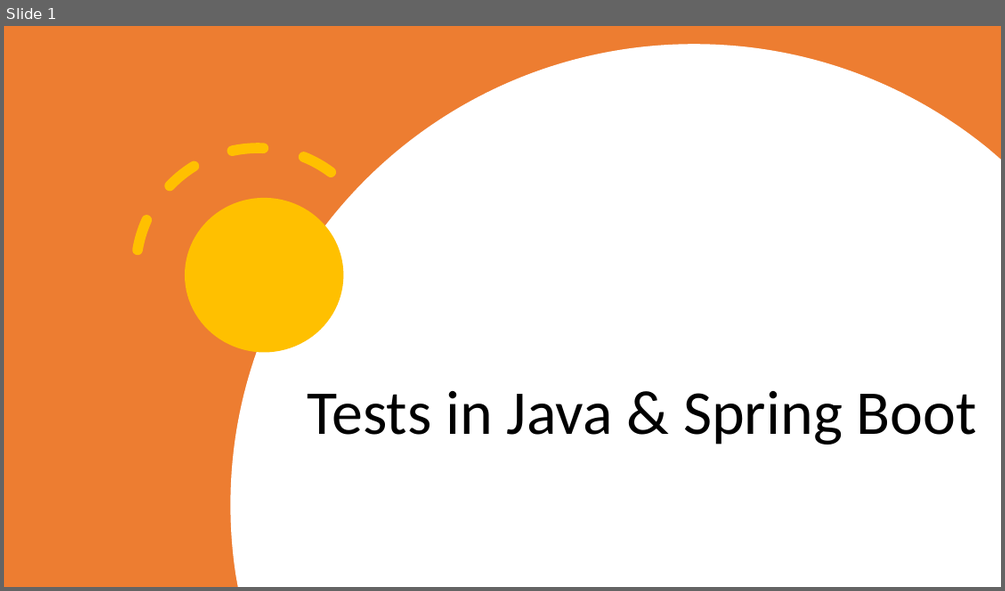
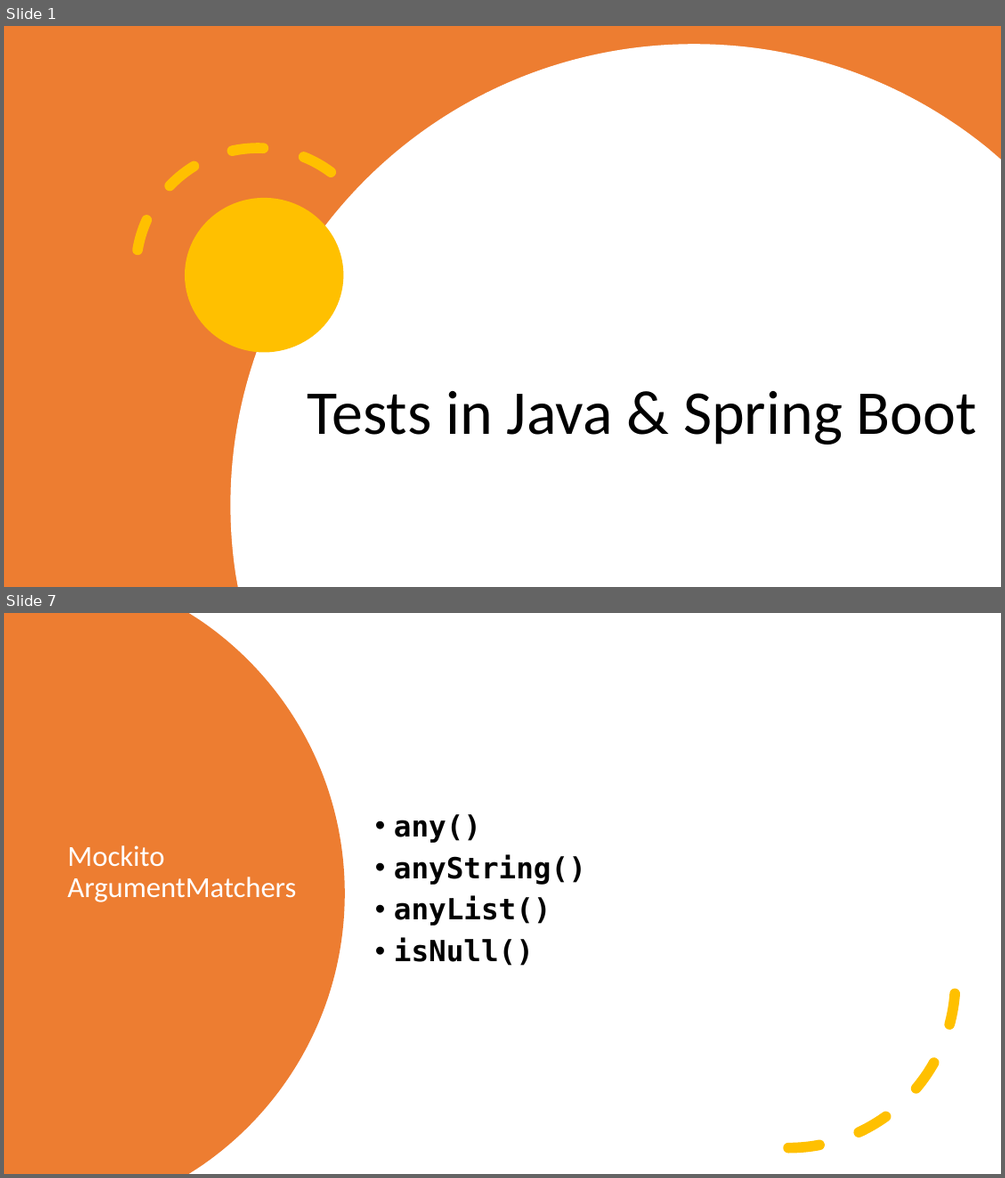
Before and after one commit to SergiuBabin/Personal_Workshops, a slide deck: Testing in Java (Spring Boot + Junit5 + Mockito)/HTTP & HTTPS.pptx. Shown one above the other, each under a label of ours: slide 1 before the commit, slides 1 and 7 after it; the slides between them are not shown. The pictures are 1005x591 and 1005x1178 pixels, drawn with LibreOffice and Linux fonts; fonts in the diff are those of the drawing. Boxes give left, top, right and bottom in pixels: in the first picture for what was removed or moved away, otherwise in the second. Text is boxed around its words. In the diff, an @@ line names an element or a change of style, - is before the commit and + after.

```diff
--- a/Testing in Java (Spring Boot + Junit5 + Mockito)/HTTP & HTTPS.pptx
+++ b/Testing in Java (Spring Boot + Junit5 + Mockito)/HTTP & HTTPS.pptx
@@ slide 7 added at [4, 613, 1001, 1174], background #FFFFFF @@
@@ freeform shape added at [4, 613, 345, 1174], fill #ED7D31 @@
@@ text added at [394, 814, 586, 965], 28 pt, text #000000, bold @@
+• any()
+• anyString()
+• anyList()
+• isNull()
@@ arc (boxed as its full ellipse) added at [622, 814, 956, 1149], outline #FFC000 10 pt dashed @@
@@ title added at [67, 845, 296, 902], 28 pt, text #FFFFFF @@
+Mockito
+ArgumentMatchers
```
Also in this commit, not shown: 1 slide changed, 6 other slides added, 10 slides removed, 3 other files.
